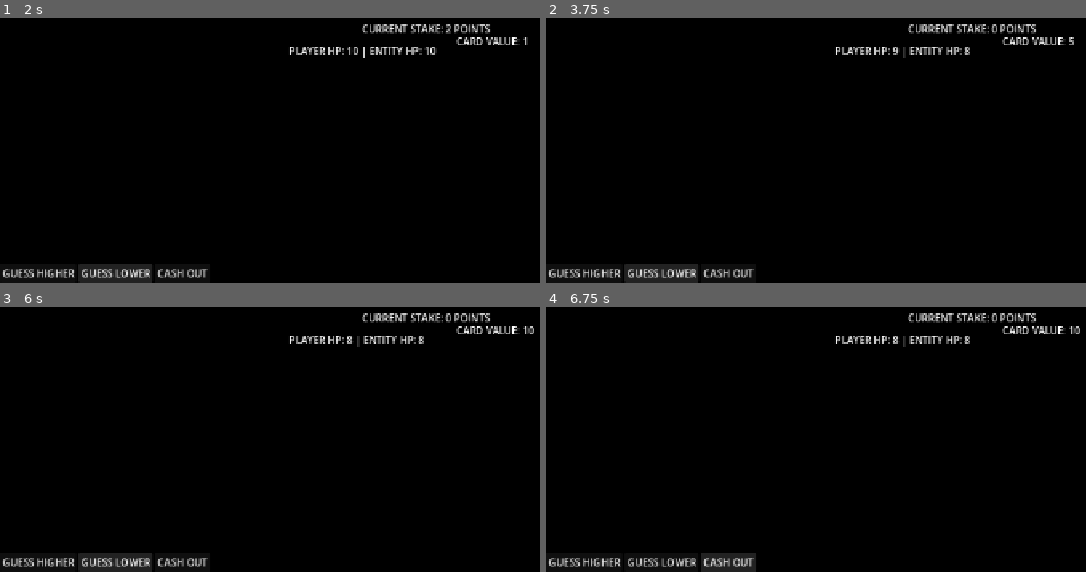
Above: before the commit, frames 1-4 (two rows, left to right).
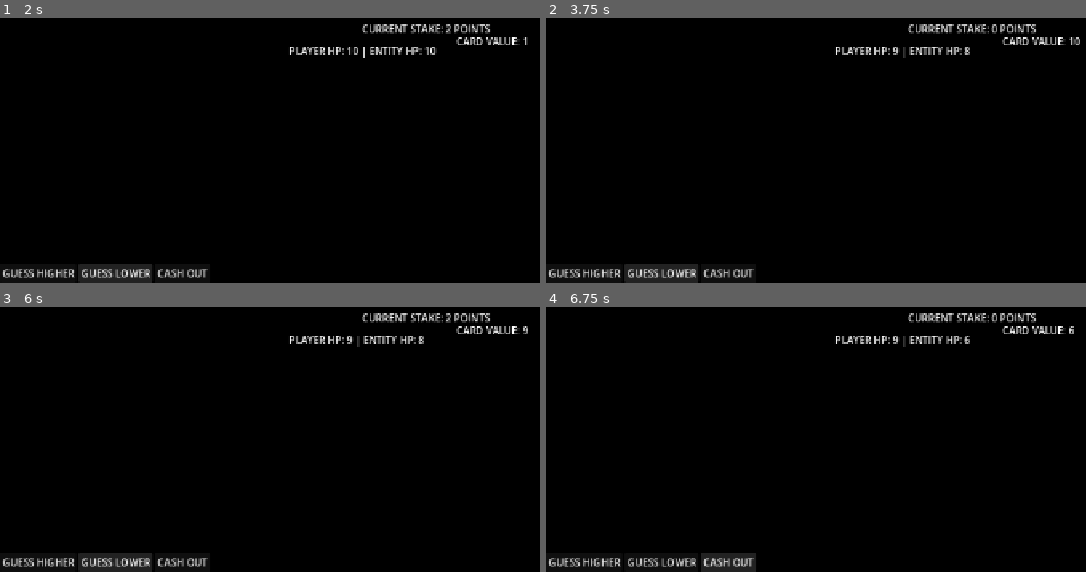
Above: after the commit, the same moments.

Repository: wadahac/HighLowPrototype
Game: Godot game, scene res://scenes/main.tscn
The game is run twice, just before and just after one commit, with the same random seed, the same clock (stepped at 60 frames per second) and the same inputs.
Inputs:
- Up to frame 1 (2 s): click "GUESS HIGHER" at 0.5 s; click "GUESS LOWER" at 1.25 s
- Up to frame 2 (3.75 s): click "CASH OUT" at 2 s; click "GUESS HIGHER" at 2.75 s; click "GUESS LOWER" at 3.5 s
- Up to frame 3 (6 s): click "CASH OUT" at 4.25 s; click "GUESS HIGHER" at 5 s; click "GUESS LOWER" at 5.75 s
- Up to frame 4 (6.75 s): click "CASH OUT" at 6.5 s

Frame 1 is identical in both runs. In frame 2, less than 0.1% of the frame differs, in the area x 96-99%, y 7-11%; in frame 3, 0.1%, in the area x 64-99%, y 2-14%; in frame 4, less than 0.1%.

Commit message:
fix: draw new card and update UI after damage resolution
Co-authored-by: aider (gemini/gemini-3.5-flash) <aider@aider.chat>

Diff:
--- a/high-low-prototype/src/HighLowGameManager.gd
+++ b/high-low-prototype/src/HighLowGameManager.gd
@@ -105,7 +105,9 @@
 		var damage: int = max(1, current_combo_damage)
 		player_current_health -= damage
 		current_combo_damage = 0
-		current_base_value = new_card
+
+		# Generate and store a new random card value after damage is resolved
+		current_base_value = draw_card()
 
 		health_changed.emit(player_current_health, enemy_current_health)
 		combo_updated.emit(current_combo_damage)
@@ -118,8 +120,15 @@
 	if current_combo_damage > 0:
 		enemy_current_health -= current_combo_damage
 		current_combo_damage = 0
+
+		# Generate and store a new random card value after damage is resolved
+		current_base_value = draw_card()
+
 		health_changed.emit(player_current_health, enemy_current_health)
 		combo_updated.emit(current_combo_damage)
+
+		# Explicitly refresh UI label text
+		_update_base_card_ui()
 		check_game_state()
 
 # 8. Helper functions to update UI labels cleanly
